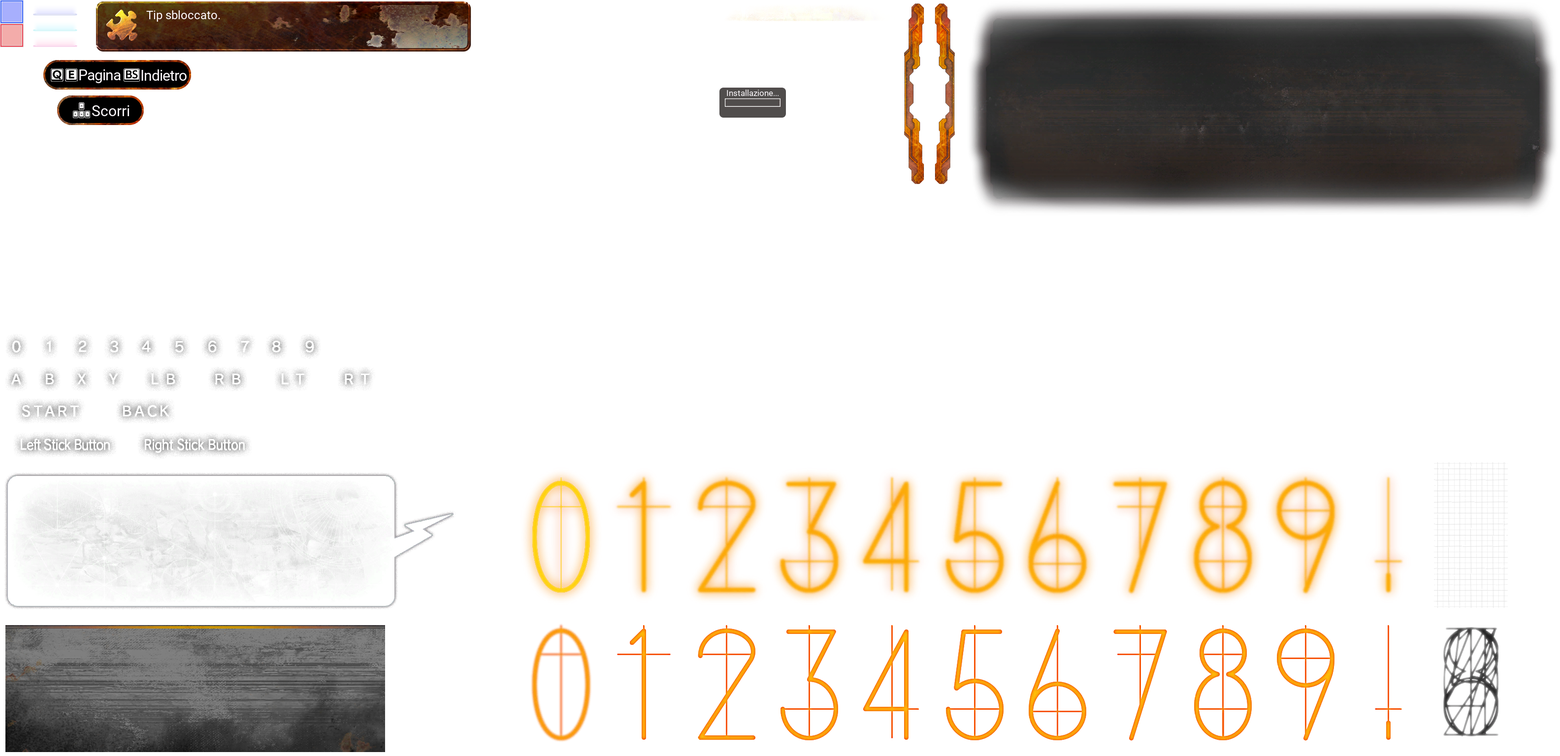
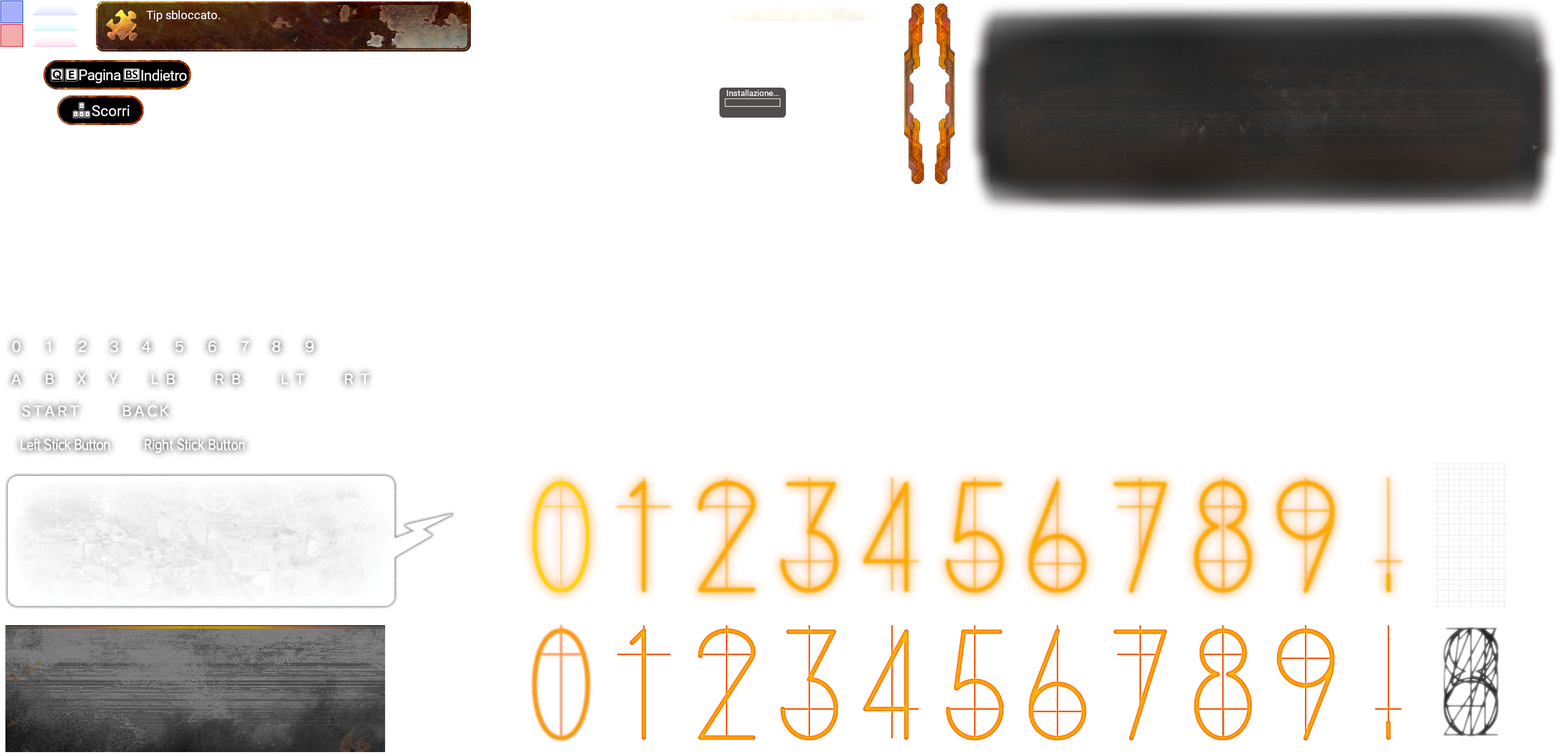
Comparing the layer stacks of the two w=1560, h=756 images. Changes:
removed layer "Installazione..." over [726, 89, 780, 97]
removed layer "Tip sbloccato." over [146, 10, 221, 22]
removed layer "Indietro" over [141, 69, 187, 81]
removed layer "Pagina" over [79, 68, 121, 84]
removed layer "Scorri" over [92, 104, 130, 117]
painted on "DATA01.dds" over [79, 10, 780, 117]
